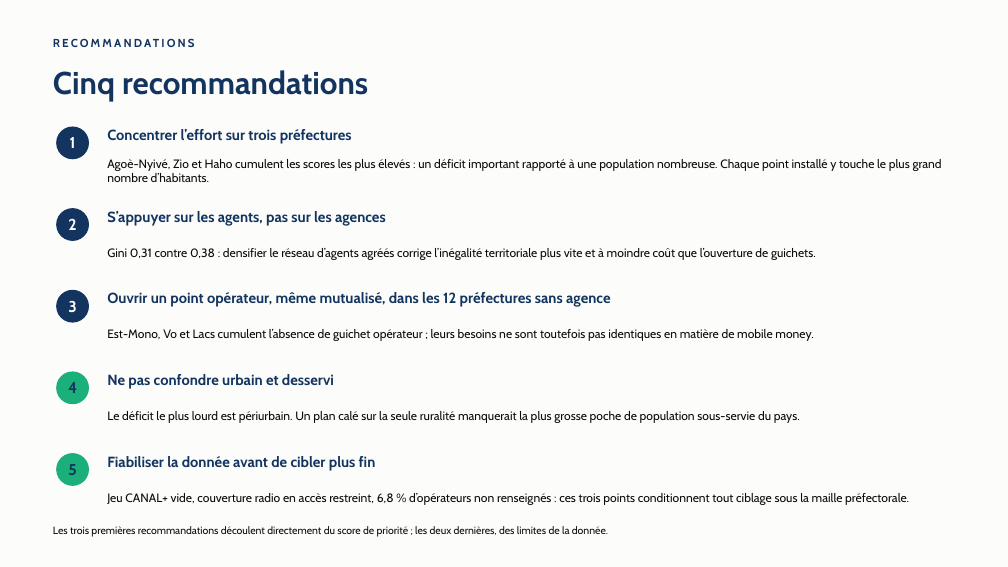
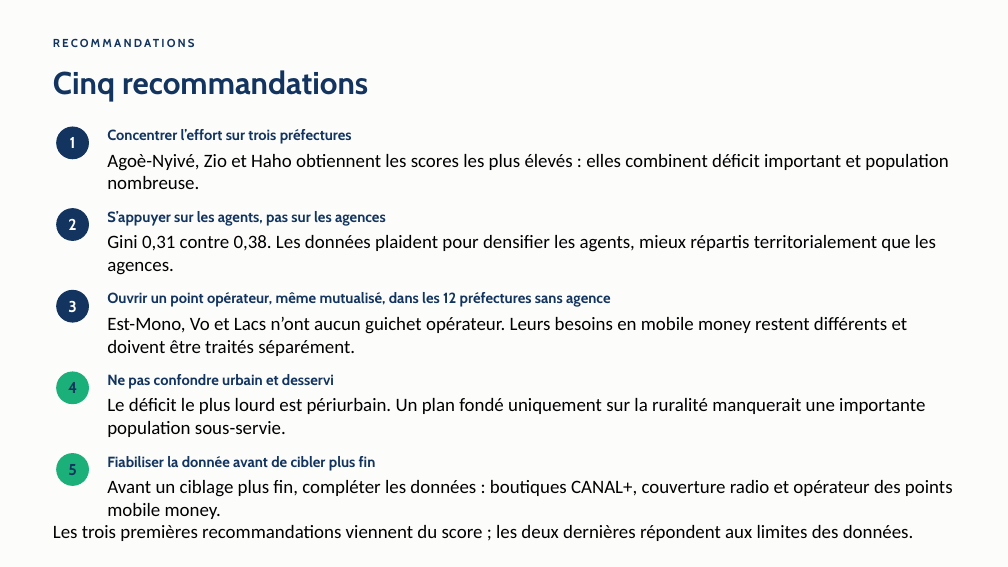
Before and after one commit to jack-junior/togo-acces-numerique, a slide deck: slide 9 of rapport/Rapport_Defi1_Acces_numerique_Togo.pptx. Drawn at 1008x567 pixels with LibreOffice and Linux fonts; fonts in the diff are those of the drawing. Boxes give left, top, right and bottom in pixels: in the first picture for what was removed or moved away, otherwise in the second. Text is boxed around its words. In the diff, an @@ line names an element or a change of style, - is before the commit and + after.

```diff
--- a/rapport/Rapport_Defi1_Acces_numerique_Togo.pptx
+++ b/rapport/Rapport_Defi1_Acces_numerique_Togo.pptx
@@ text at (107,154,948,189): text changed; size 11.5 to 18 pt; font Cabin to Calibri; text colour #0B0B0B to #000000 @@
-Agoè-Nyivé, Zio et Haho cumulent les scores les plus élevés : un déficit important rapporté à une population nombreuse. Chaque point installé y touche le plus grand nombre d’habitants.
+Agoè-Nyivé, Zio et Haho obtiennent les scores les plus élevés : elles combinent déficit important et population nombreuse.
@@ text at (107,235,936,275): text changed; size 11.5 to 18 pt; font Cabin to Calibri; text colour #0B0B0B to #000000 @@
-Gini 0,31 contre 0,38 : densifier le réseau d’agents agréés corrige l’inégalité territoriale plus vite et à moindre coût que l’ouverture de guichets.
+Gini 0,31 contre 0,38. Les données plaident pour densifier les agents, mieux répartis territorialement que les agences.
@@ text at (107,317,908,356): text changed; size 11.5 to 18 pt; font Cabin to Calibri; text colour #0B0B0B to #000000 @@
-Est-Mono, Vo et Lacs cumulent l’absence de guichet opérateur ; leurs besoins ne sont toutefois pas identiques en matière de mobile money.
+Est-Mono, Vo et Lacs n’ont aucun guichet opérateur. Leurs besoins en mobile money restent différents et doivent être traités séparément.
@@ text at (107,398,925,437): text changed; size 11.5 to 18 pt; font Cabin to Calibri; text colour #0B0B0B to #000000 @@
-Le déficit le plus lourd est périurbain. Un plan calé sur la seule ruralité manquerait la plus grosse poche de population sous-servie du pays.
+Le déficit le plus lourd est périurbain. Un plan fondé uniquement sur la ruralité manquerait une importante population sous-servie.
@@ text at (107,480,953,519): text changed; size 11.5 to 18 pt; font Cabin to Calibri; text colour #0B0B0B to #000000 @@
-Jeu CANAL+ vide, couverture radio en accès restreint, 6,8 % d’opérateurs non renseignés : ces trois points conditionnent tout ciblage sous la maille préfectorale.
+Avant un ciblage plus fin, compléter les données : boutiques CANAL+, couverture radio et opérateur des points mobile money.
@@ text at (53,525,914,541): text changed; size 10 to 18 pt; font Cabin to Calibri; text colour #0B0B0B to #000000 @@
-Les trois premières recommandations découlent directement du score de priorité ; les deux dernières, des limites de la donnée.
+Les trois premières recommandations viennent du score ; les deux dernières répondent aux limites des données.
```
Also in this commit, not shown: 6 other slides changed, 1 other file.
